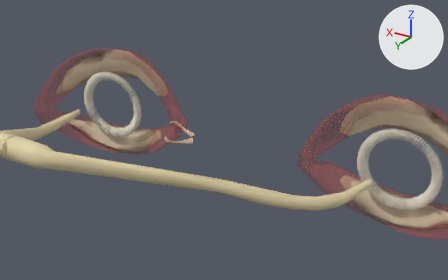
Renders of the glTF model models/lite/zanatomy-eyedetail.glb from each side of a commit.
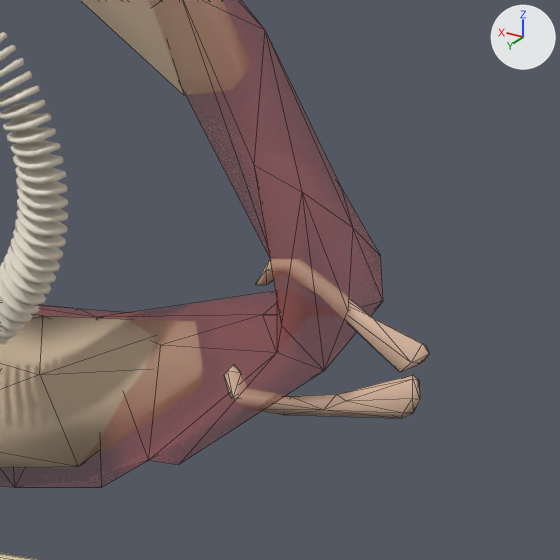
Each version is shown whole from a 50 mm lens placed at (-0.0546, 0.0232, 1.6371), pointed at (0.0056, -0.0771, 1.5869), then close up on the part from 29% to 48% of the width and 29% to 59% of the height. Arrows for +X, +Y and +Z are at upper right; the lights stay in place. The last two pictures show the newer version. The close-ups show mesh edges as thin lines. Where no turn or scale is listed for an object, it has been applied to the vertices.

The first close-up shows 'za_lcanal_l', 'za_orbicularis_palp_l', 'za_tarsus_inf_l', 'za_tarsus_sup_l', 'za_zonule_l' and 1 more.
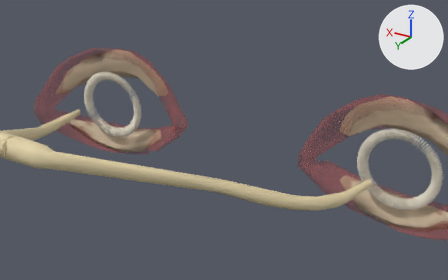
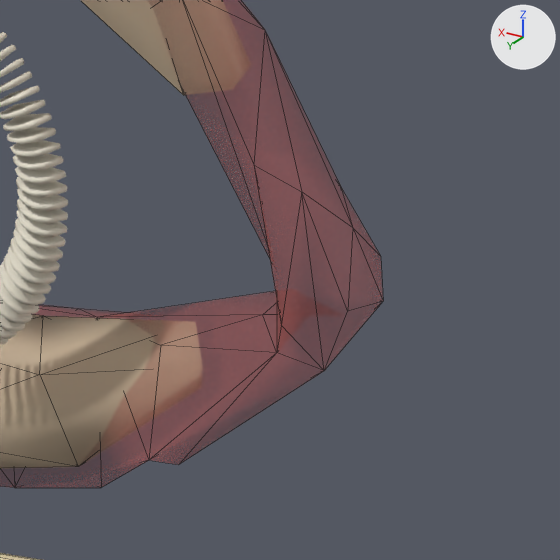
Pixel boxes (x1, y1, x2, y2) of what changed, in the close-ups (560 x 560 px):
'za_lcanal_l', deleted (beige)
    before: (224, 260, 429, 418)

What the commit changed:
Object 'za_lcanal_l' (ob_za_lcanal_l) is deleted.
